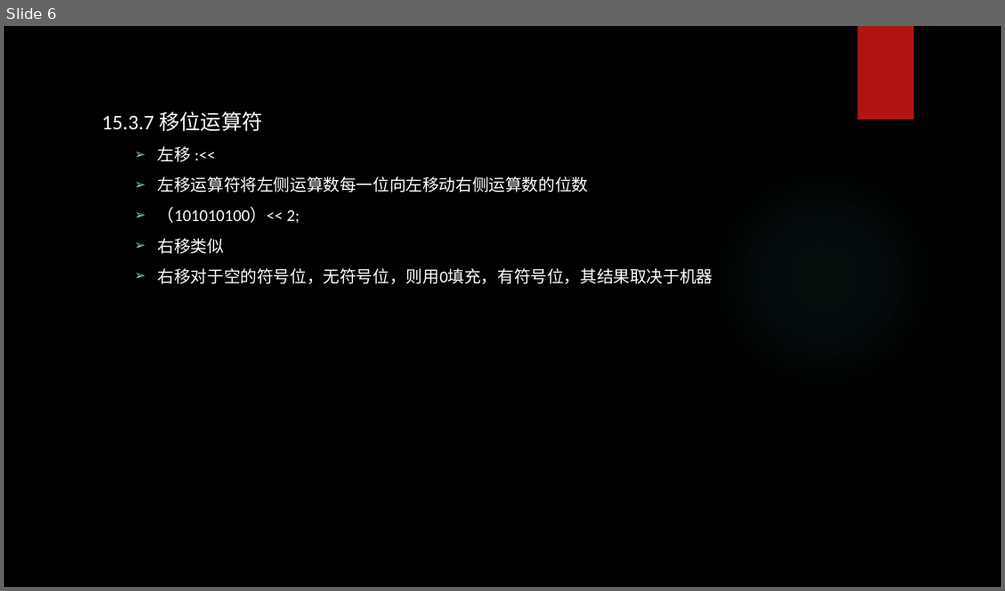
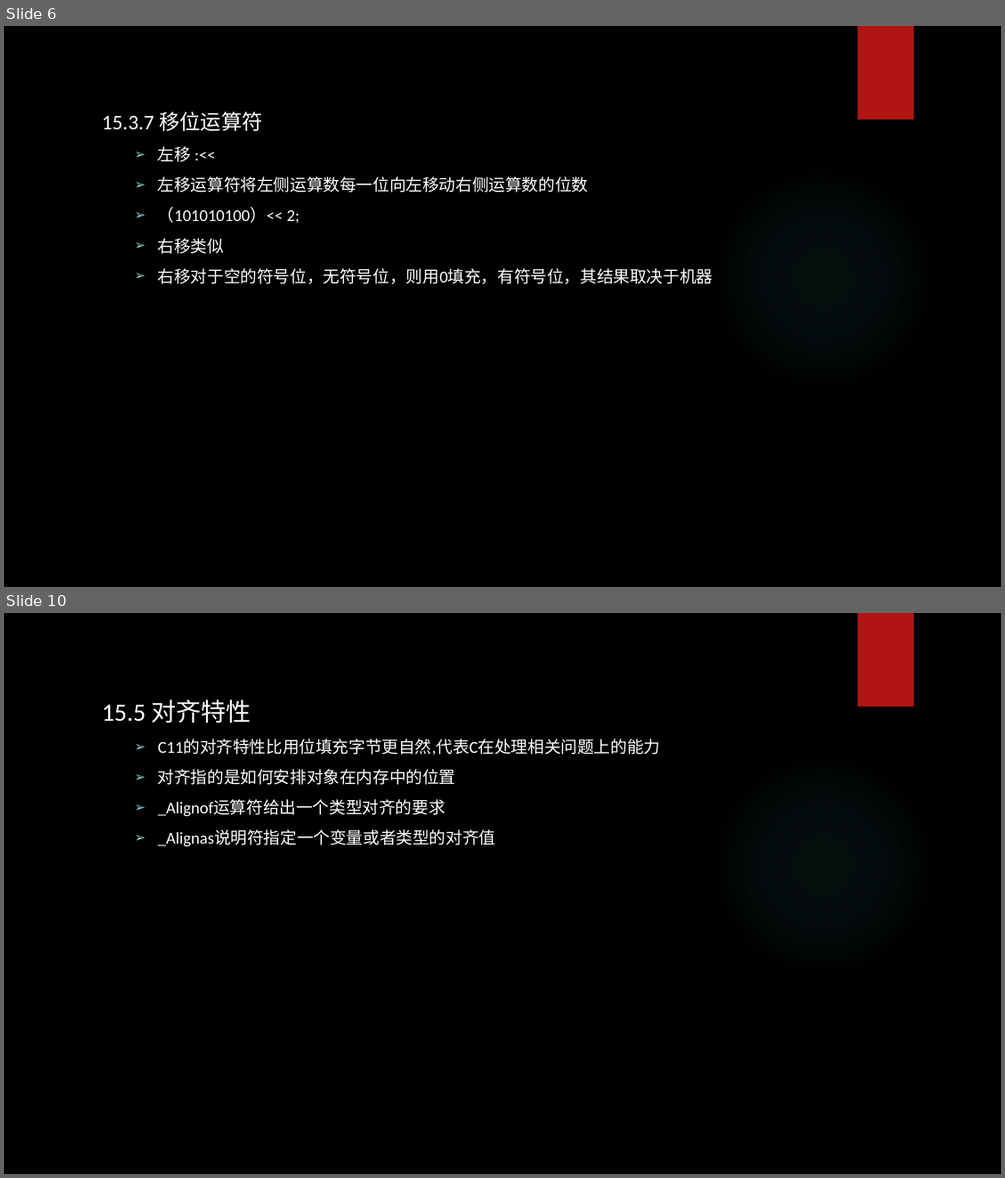
Before and after one commit to tsyin/c_ppt-code, a slide deck: PPT/15 位操作.pptx. Shown one above the other, each under a label of ours: slide 6 before the commit, slides 6 and 10 after it; the slides between them are not shown. The pictures are 1005x591 and 1005x1178 pixels, drawn with LibreOffice and Linux fonts; fonts in the diff are those of the drawing; background and template pictures are left out. Boxes give left, top, right and bottom in pixels: in the first picture for what was removed or moved away, otherwise in the second. Text is boxed around its words. In the diff, an @@ line names an element or a change of style, - is before the commit and + after.

```diff
--- a/PPT/15 位操作.pptx
+++ b/PPT/15 位操作.pptx
@@ slide 10 added at box(4, 613, 1001, 1174), background picture (left out); not listed: 2 template elements that a slide beside it also shows @@
@@ text added at box(102, 699, 661, 847), 16 pt, text #FFFFFF @@
+15.5 对齐特性
+  ➢ C11的对齐特性比用位填充字节更自然,代表C在处理相关问题上的能力
+  ➢ 对齐指的是如何安排对象在内存中的位置
+  ➢ _Alignof运算符给出一个类型对齐的要求
+  ➢ _Alignas说明符指定一个变量或者类型的对齐值
```
Also in this commit, not shown: 3 other slides added, 1 slide removed, 1 other file.
